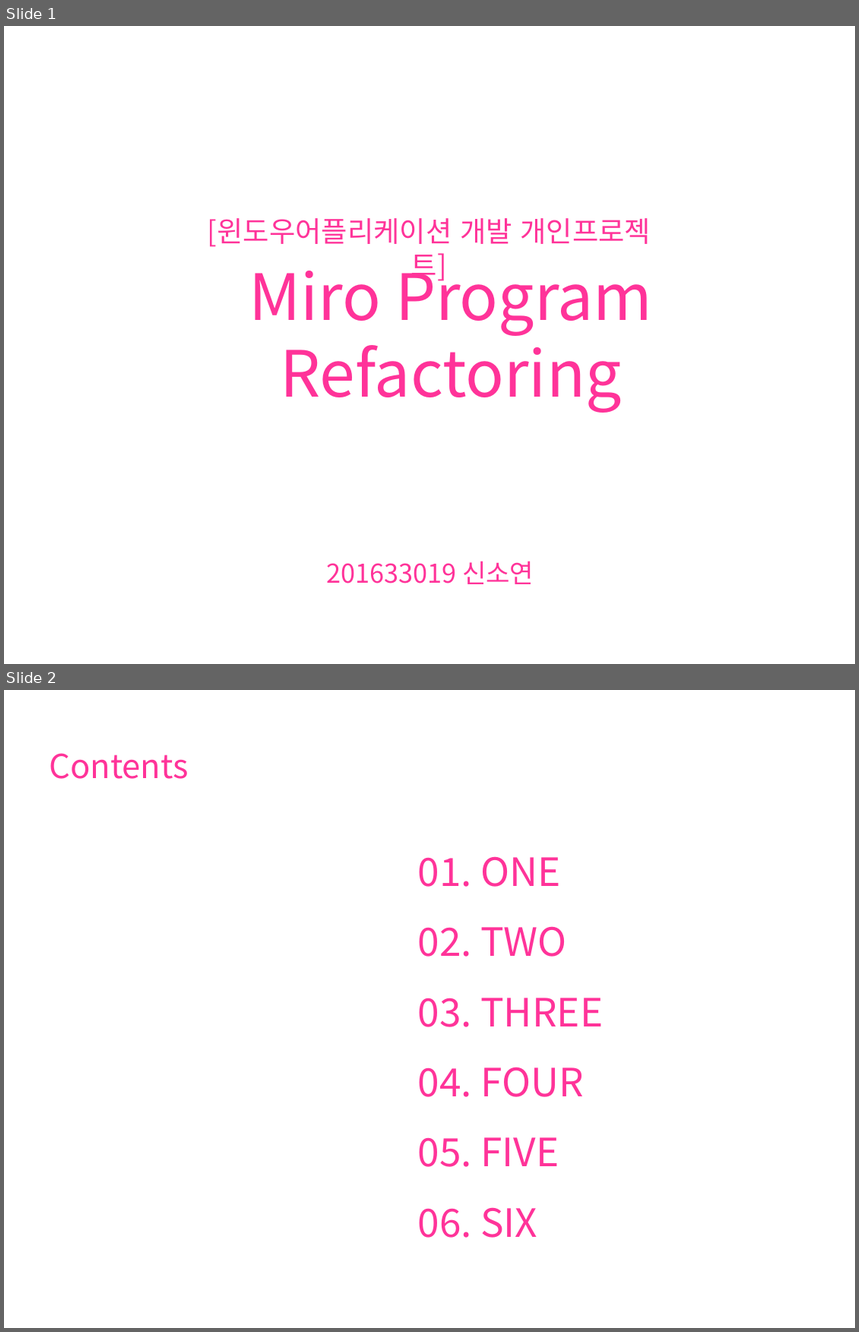
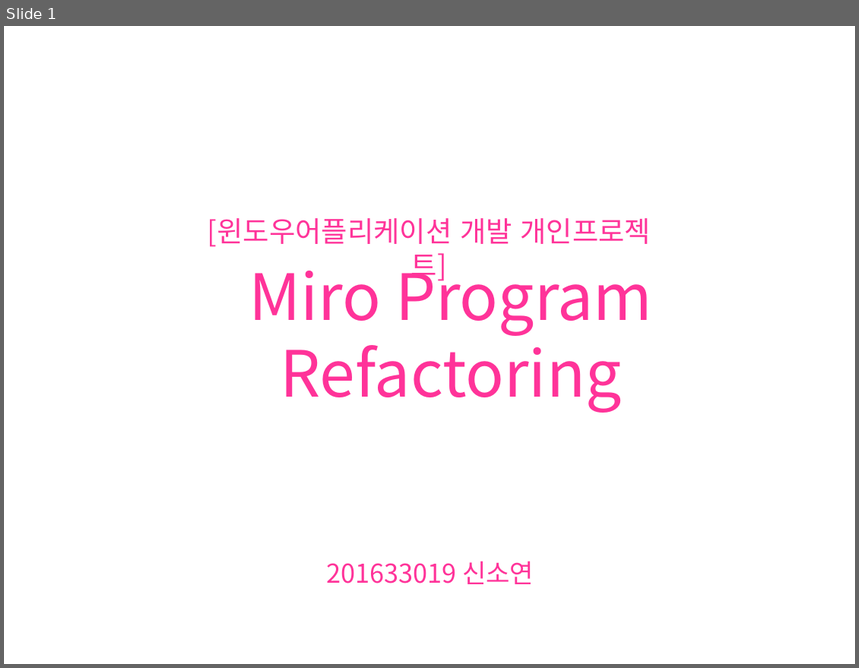
Before and after one commit to shinsoyeon16/MiroProgram_csRefactoring, a slide deck: 윈도우어플리케이션개발_개별발표2_MiroRefactoring_201633019신소연.pptx. Shown one above the other, each under a label of ours: slides 1 and 2 before the commit, slide 1 after it. The pictures are 859x1332 and 859x668 pixels, drawn with LibreOffice and Linux fonts; fonts in the diff are those of the drawing; background and template pictures are left out. Boxes give left, top, right and bottom in pixels: in the first picture for what was removed or moved away, otherwise in the second. Text is boxed around its words. In the diff, an @@ line names an element or a change of style, - is before the commit and + after.

```diff
--- a/윈도우어플리케이션개발_개별발표2_MiroRefactoring_201633019신소연.pptx
+++ b/윈도우어플리케이션개발_개별발표2_MiroRefactoring_201633019신소연.pptx
@@ slide 2 removed at [4,690,855,1328], background picture (left out) @@
@@ text removed at [49,753,188,779] @@
-Contents
@@ text removed at [418,856,603,1238] @@
-01. ONE
-02. TWO
-03. THREE
-04. FOUR
-05. FIVE
-06. SIX
```
Also in this commit, not shown: 11 slides added, 7 other slides removed, 1 other file.
